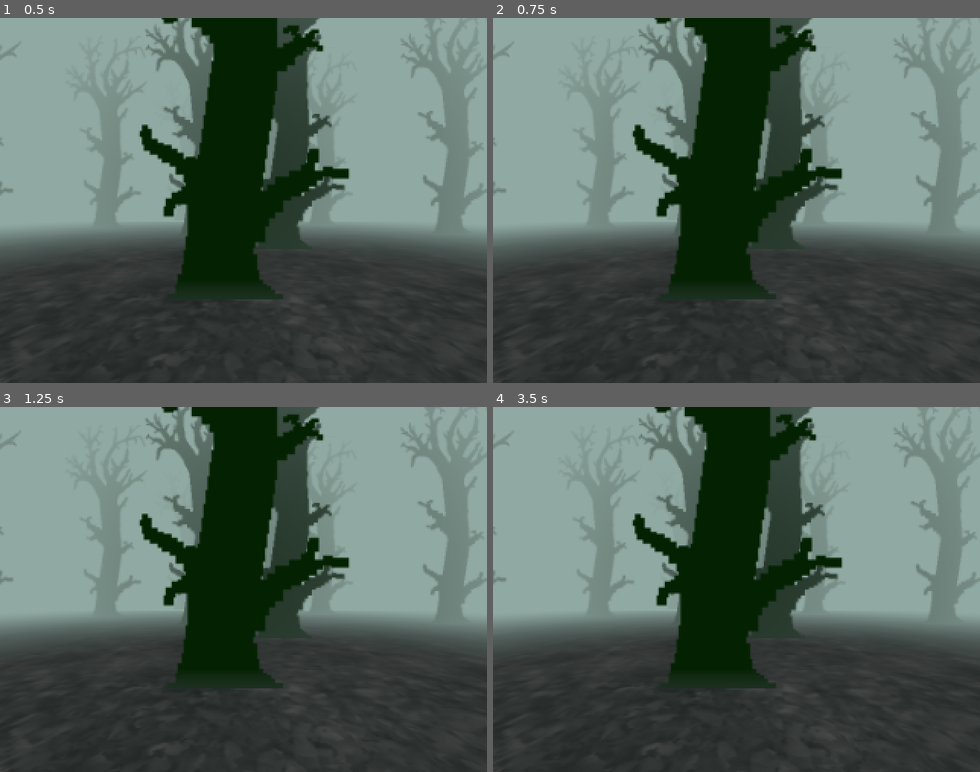
Above: before the commit, frames 1-4 (two rows, left to right).
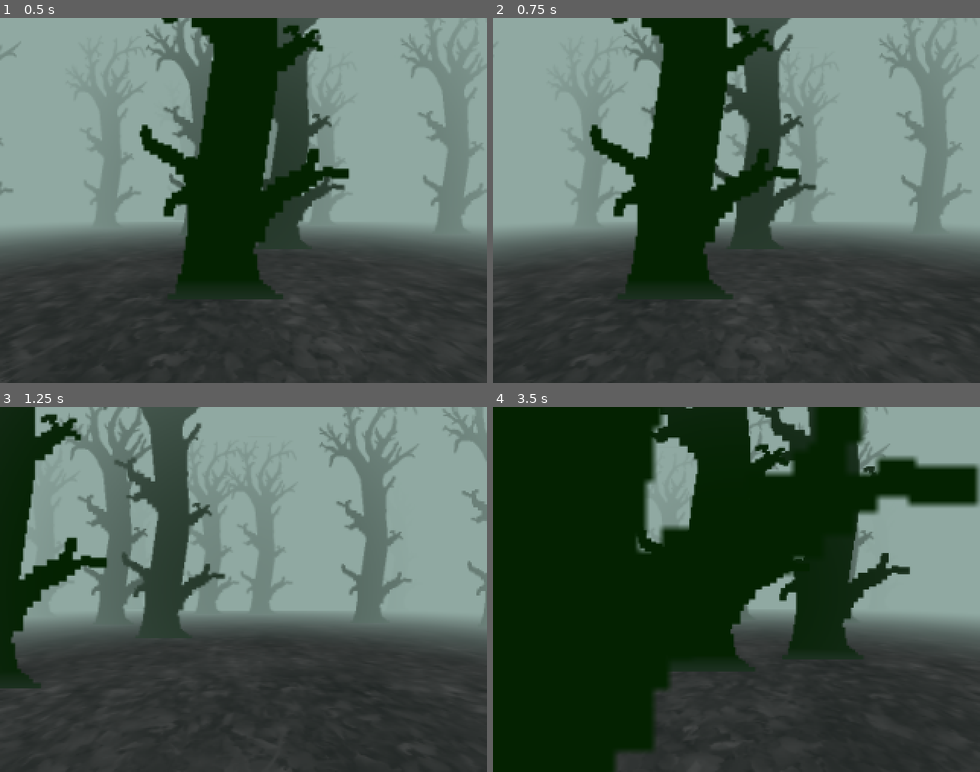
Above: after the commit, the same moments.

Repository: cat-in-the-dark/igrovoe-varenie-5--les
Game: Godot game, scene res://scenes/levels/level_les.tscn
Two runs of this game, one before a commit and one after it. Both use one fixed random seed, a clock stepped at 60 frames per second and the inputs below.
Inputs:
- Up to frame 1 (0.5 s): no input
- Up to frame 2 (0.75 s): tap Enter at 0.5 s; hold D (move_right, bound only after the commit) from 0.53 s (still down)
- Up to frame 3 (1.25 s): keep holding D (move_right, bound only after the commit)
- Up to frame 4 (3.5 s): release D (move_right, bound only after the commit) at 1.28 s; hold S (move_back, bound only after the commit) 1.28-2.03 s; hold D (move_right, bound only after the commit) 2.03-2.78 s; hold W (move_forward, bound only after the commit) from 2.78 s (still down)

Frame 1 is identical in both runs. In frame 2, 22% of the frame differs, in the area x 0-100%, y 0-94%; in frame 3, 42%; in frame 4, 56%, in the area x 0-100%, y 0-100%.

Commit message:
add keyboard mapping for moving

Diff:
--- a/project.godot
+++ b/project.godot
@@ -46,21 +46,29 @@
 move_forward={
 "deadzone": 0.2,
 "events": [Object(InputEventJoypadMotion,"resource_local_to_scene":false,"resource_name":"","device":-1,"axis":1,"axis_value":-1.0,"script":null)
+, Object(InputEventKey,"resource_local_to_scene":false,"resource_name":"","device":-1,"window_id":0,"alt_pressed":false,"shift_pressed":false,"ctrl_pressed":false,"meta_pressed":false,"pressed":false,"keycode":0,"physical_keycode":87,"key_label":0,"unicode":119,"location":0,"echo":false,"script":null)
+, Object(InputEventKey,"resource_local_to_scene":false,"resource_name":"","device":-1,"window_id":0,"alt_pressed":false,"shift_pressed":false,"ctrl_pressed":false,"meta_pressed":false,"pressed":false,"keycode":0,"physical_keycode":4194320,"key_label":0,"unicode":0,"location":0,"echo":false,"script":null)
 ]
 }
 move_back={
 "deadzone": 0.2,
 "events": [Object(InputEventJoypadMotion,"resource_local_to_scene":false,"resource_name":"","device":-1,"axis":1,"axis_value":1.0,"script":null)
+, Object(InputEventKey,"resource_local_to_scene":false,"resource_name":"","device":-1,"window_id":0,"alt_pressed":false,"shift_pressed":false,"ctrl_pressed":false,"meta_pressed":false,"pressed":false,"keycode":0,"physical_keycode":83,"key_label":0,"unicode":115,"location":0,"echo":false,"script":null)
+, Object(InputEventKey,"resource_local_to_scene":false,"resource_name":"","device":-1,"window_id":0,"alt_pressed":false,"shift_pressed":false,"ctrl_pressed":false,"meta_pressed":false,"pressed":false,"keycode":0,"physical_keycode":4194322,"key_label":0,"unicode":0,"location":0,"echo":false,"script":null)
 ]
 }
 move_left={
 "deadzone": 0.2,
 "events": [Object(InputEventJoypadMotion,"resource_local_to_scene":false,"resource_name":"","device":-1,"axis":0,"axis_value":-1.0,"script":null)
+, Object(InputEventKey,"resource_local_to_scene":false,"resource_name":"","device":-1,"window_id":0,"alt_pressed":false,"shift_pressed":false,"ctrl_pressed":false,"meta_pressed":false,"pressed":false,"keycode":0,"physical_keycode":65,"key_label":0,"unicode":97,"location":0,"echo":false,"script":null)
+, Object(InputEventKey,"resource_local_to_scene":false,"resource_name":"","device":-1,"window_id":0,"alt_pressed":false,"shift_pressed":false,"ctrl_pressed":false,"meta_pressed":false,"pressed":false,"keycode":0,"physical_keycode":4194319,"key_label":0,"unicode":0,"location":0,"echo":false,"script":null)
 ]
 }
 move_right={
 "deadzone": 0.2,
 "events": [Object(InputEventJoypadMotion,"resource_local_to_scene":false,"resource_name":"","device":-1,"axis":0,"axis_value":1.0,"script":null)
+, Object(InputEventKey,"resource_local_to_scene":false,"resource_name":"","device":-1,"window_id":0,"alt_pressed":false,"shift_pressed":false,"ctrl_pressed":false,"meta_pressed":false,"pressed":false,"keycode":0,"physical_keycode":68,"key_label":0,"unicode":100,"location":0,"echo":false,"script":null)
+, Object(InputEventKey,"resource_local_to_scene":false,"resource_name":"","device":-1,"window_id":0,"alt_pressed":false,"shift_pressed":false,"ctrl_pressed":false,"meta_pressed":false,"pressed":false,"keycode":0,"physical_keycode":4194321,"key_label":0,"unicode":0,"location":0,"echo":false,"script":null)
 ]
 }
 
--- a/scenes/main/player/player.gd
+++ b/scenes/main/player/player.gd
@@ -20,7 +20,6 @@
 
 func _handle_move_direction() -> Vector3:
 	var move_input := self._move_cmd()
-	print(move_input)
 	var forward := _camera.global_basis.z
 	var right := _camera.global_basis.x
 	var move_direction := forward * move_input.y + right * move_input.x
